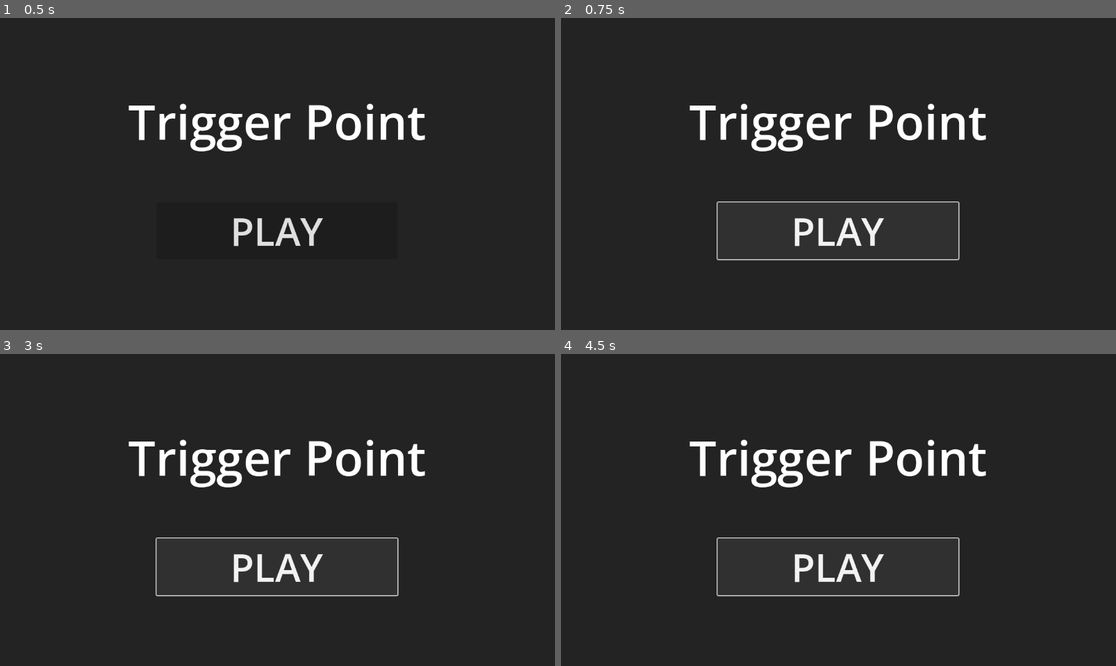
Above: before the commit, frames 1-4 (two rows, left to right).
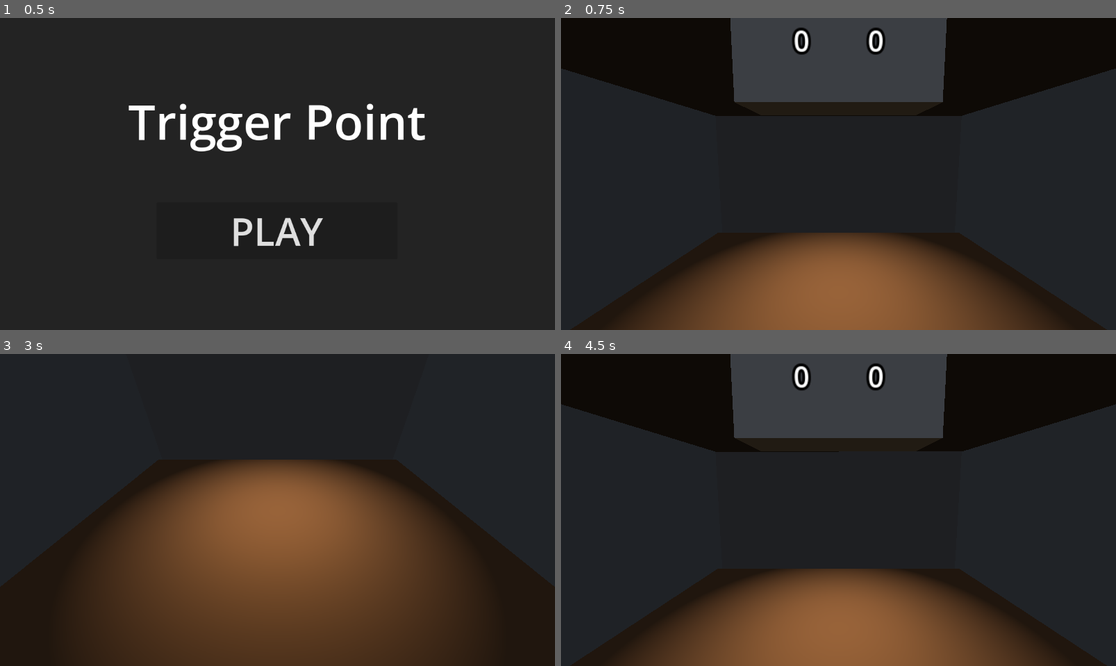
Above: after the commit, the same moments.

Repository: Erueti-Selwyn/TriggerPoint
Game: Godot game, scene res://scenes/main_menu.tscn
The game is run twice, just before and just after one commit, with the same random seed, the same clock (stepped at 60 frames per second) and the same inputs.
Inputs (mouse positions are in pixels of both pictures, inside the frame that each line leads up to):
- Up to frame 1 (0.5 s): no input
- Up to frame 2 (0.75 s): click "PLAY" at 0.5 s
- Up to frame 3 (3 s): click (277, 566) at 1.25 s, where only the run before the commit has a clickable "PLAY"; tap Enter at 2 s; hold W (move_up, bound only after the commit) 2.03-2.78 s; tap Space at 2.75 s; hold S (move_down, bound only after the commit) from 2.78 s (still down)
- Up to frame 4 (4.5 s): release S (move_down, bound only after the commit) at 3.53 s; hold W (move_up, bound only after the commit) from 3.53 s (still down)

Frame 1 is identical in both runs. In frame 2, 45% of the frame differs, in the area x 0-100%, y 0-100%; in frame 3, 38%; in frame 4, 45%.

Commit message:
10/6 Basic Room and looking

Diff:
--- a/trigger-point/project.godot
+++ b/trigger-point/project.godot
@@ -14,3 +14,18 @@
 run/main_scene="res://scenes/main_menu.tscn"
 config/features=PackedStringArray("4.3", "Forward Plus")
 config/icon="res://icon.svg"
+
+[input]
+
+move_up={
+"deadzone": 0.5,
+"events": [Object(InputEventKey,"resource_local_to_scene":false,"resource_name":"","device":-1,"window_id":0,"alt_pressed":false,"shift_pressed":false,"ctrl_pressed":false,"meta_pressed":false,"pressed":false,"keycode":0,"physical_keycode":87,"key_label":0,"unicode":119,"location":0,"echo":false,"script":null)
+, Object(InputEventKey,"resource_local_to_scene":false,"resource_name":"","device":-1,"window_id":0,"alt_pressed":false,"shift_pressed":false,"ctrl_pressed":false,"meta_pressed":false,"pressed":false,"keycode":0,"physical_keycode":4194320,"key_label":0,"unicode":0,"location":0,"echo":false,"script":null)
+]
+}
+move_down={
+"deadzone": 0.5,
+"events": [Object(InputEventKey,"resource_local_to_scene":false,"resource_name":"","device":-1,"window_id":0,"alt_pressed":false,"shift_pressed":false,"ctrl_pressed":false,"meta_pressed":false,"pressed":false,"keycode":0,"physical_keycode":83,"key_label":0,"unicode":115,"location":0,"echo":false,"script":null)
+, Object(InputEventKey,"resource_local_to_scene":false,"resource_name":"","device":-1,"window_id":0,"alt_pressed":false,"shift_pressed":false,"ctrl_pressed":false,"meta_pressed":false,"pressed":false,"keycode":0,"physical_keycode":4194322,"key_label":0,"unicode":0,"location":0,"echo":false,"script":null)
+]
+}
--- /dev/null
+++ b/trigger-point/scenes/gun.tscn
@@ -0,0 +1,8 @@
+[gd_scene load_steps=2 format=3 uid="uid://ceb6ofvqj7cmc"]
+
+[sub_resource type="BoxMesh" id="BoxMesh_p4iel"]
+
+[node name="gun" type="Node3D"]
+
+[node name="MeshInstance3D" type="MeshInstance3D" parent="."]
+mesh = SubResource("BoxMesh_p4iel")
--- /dev/null
+++ b/trigger-point/scenes/level.tscn
@@ -0,0 +1,86 @@
+[gd_scene load_steps=11 format=3 uid="uid://b7q1eno5y5die"]
+
+[ext_resource type="Script" path="res://scripts/player.gd" id="1_n4l56"]
+
+[sub_resource type="StandardMaterial3D" id="StandardMaterial3D_fhc4a"]
+albedo_color = Color(0.377919, 0.377919, 0.377919, 1)
+
+[sub_resource type="BoxMesh" id="BoxMesh_2s6tp"]
+material = SubResource("StandardMaterial3D_fhc4a")
+flip_faces = true
+
+[sub_resource type="StandardMaterial3D" id="StandardMaterial3D_e4r8r"]
+albedo_color = Color(0.33363, 0.186561, 0.0174108, 1)
+
+[sub_resource type="BoxMesh" id="BoxMesh_b6db7"]
+material = SubResource("StandardMaterial3D_e4r8r")
+
+[sub_resource type="StandardMaterial3D" id="StandardMaterial3D_y5ny2"]
+albedo_color = Color(0.695503, 0.695503, 0.695503, 1)
+
+[sub_resource type="BoxMesh" id="BoxMesh_eanyj"]
+material = SubResource("StandardMaterial3D_y5ny2")
+size = Vector3(0.5, 1, 1.5)
+
+[sub_resource type="ProceduralSkyMaterial" id="ProceduralSkyMaterial_qt43v"]
+
+[sub_resource type="Sky" id="Sky_c3pm3"]
+sky_material = SubResource("ProceduralSkyMaterial_qt43v")
+
+[sub_resource type="Environment" id="Environment_c2ie3"]
+background_mode = 2
+sky = SubResource("Sky_c3pm3")
+
+[node name="level" type="Node3D"]
+
+[node name="environment" type="Node3D" parent="."]
+
+[node name="Walls" type="MeshInstance3D" parent="environment"]
+transform = Transform3D(10, 0, 0, 0, 4, 0, 0, 0, 8, 0, 0, 0)
+mesh = SubResource("BoxMesh_2s6tp")
+skeleton = NodePath("../..")
+
+[node name="Table" type="MeshInstance3D" parent="environment"]
+transform = Transform3D(3, 0, 0, 0, 0.2, 0, 0, 0, 4, 0, -0.62749, 0)
+mesh = SubResource("BoxMesh_b6db7")
+skeleton = NodePath("../..")
+
+[node name="TableLeg1" type="MeshInstance3D" parent="environment"]
+transform = Transform3D(0.2, 0, 0, 0, 2, 0, 0, 0, 0.2, 1.39937, -1.62309, -1.87408)
+mesh = SubResource("BoxMesh_b6db7")
+skeleton = NodePath("../..")
+
+[node name="TableLeg2" type="MeshInstance3D" parent="environment"]
+transform = Transform3D(0.2, 0, 0, 0, 2, 0, 0, 0, 0.2, 1.39937, -1.62309, 1.87731)
+mesh = SubResource("BoxMesh_b6db7")
+skeleton = NodePath("../..")
+
+[node name="Scoreboard" type="MeshInstance3D" parent="environment"]
+transform = Transform3D(1, 0, 0, 0, 1, 0, 0, 0, 1, 0, 1.6463, 0)
+mesh = SubResource("BoxMesh_eanyj")
+skeleton = NodePath("../..")
+
+[node name="Label3D" type="Label3D" parent="environment/Scoreboard"]
+transform = Transform3D(-4.37114e-08, 0, 1, 0, 1, 0, -1, 0, -4.37114e-08, 0.524977, -0.224112, 0)
+text = "0        0"
+
+[node name="WorldEnvironment" type="WorldEnvironment" parent="."]
+environment = SubResource("Environment_c2ie3")
+
+[node name="SpotLight3D" type="SpotLight3D" parent="WorldEnvironment"]
+transform = Transform3D(1, 0, 0, 0, 1.19249e-08, 1, 0, -1, 1.19249e-08, 0, 1.29795, 0)
+light_energy = 5.364
+light_indirect_energy = 8.111
+light_volumetric_fog_energy = 5.04
+light_size = 0.647
+
+[node name="player" type="Node3D" parent="." node_paths=PackedStringArray("camera")]
+transform = Transform3D(1, 0, 0, 0, 1, 0, 0, 0, 1, 1.757, 0.778, 0)
+script = ExtResource("1_n4l56")
+camera = NodePath("Camera3D")
+rotation_down = Vector3(-0.802328, 1.5708, -4.5217e-08)
+rotation_up = Vector3(-0.1, 1.571, 0)
+camera_lerp_speed = 7
+
+[node name="Camera3D" type="Camera3D" parent="player"]
+transform = Transform3D(-0.000203653, -0.0998334, 0.995004, 0, 0.995004, 0.0998334, -1, 2.03314e-05, -0.000202636, 0, 0, 0)
--- a/trigger-point/scenes/main_menu.tscn
+++ b/trigger-point/scenes/main_menu.tscn
@@ -1,4 +1,6 @@
-[gd_scene format=3 uid="uid://b4mayaal8dni7"]
+[gd_scene load_steps=2 format=3 uid="uid://b4mayaal8dni7"]
+
+[ext_resource type="Script" path="res://scripts/main_menu.gd" id="1_ukkud"]
 
 [node name="Main Menu" type="Control"]
 layout_mode = 3
@@ -7,6 +9,7 @@
 anchor_bottom = 1.0
 grow_horizontal = 2
 grow_vertical = 2
+script = ExtResource("1_ukkud")
 
 [node name="ColorRect" type="ColorRect" parent="."]
 layout_mode = 1
@@ -43,3 +46,5 @@
 size_flags_vertical = 4
 theme_override_font_sizes/font_size = 80
 text = "PLAY"
+
+[connection signal="pressed" from="HBoxContainer/VBoxContainer/Button" to="." method="_on_button_pressed"]
--- /dev/null
+++ b/trigger-point/scripts/main_menu.gd
@@ -0,0 +1,14 @@
+extends Control
+
+# Called when the node enters the scene tree for the first time.
+func _ready() -> void:
+	pass # Replace with function body.
+
+
+# Called every frame. 'delta' is the elapsed time since the previous frame.
+func _process(delta: float) -> void:
+	pass
+
+
+func _on_button_pressed() -> void:
+	get_tree().change_scene_to_file("res://scenes/level.tscn")
--- /dev/null
+++ b/trigger-point/scripts/player.gd
@@ -0,0 +1,21 @@
+extends Node3D
+
+@export var camera : Node3D
+@export var rotation_down : Vector3
+@export var rotation_up : Vector3
+@export var camera_lerp_speed : int
+var target_rotation : Vector3
+# Called when the node enters the scene tree for the first time.
+func _ready() -> void:
+	target_rotation = rotation_up
+
+
+# Called every frame. 'delta' is the elapsed time since the previous frame.
+func _process(delta: float) -> void:
+	if Input.is_action_just_pressed("move_up"):
+		target_rotation = rotation_up
+	elif Input.is_action_just_pressed("move_down"):
+		target_rotation = rotation_down
+
+func _physics_process(delta: float) -> void:
+	camera.rotation = camera.rotation.lerp(target_rotation, clamp(delta * camera_lerp_speed, 0.0, 1.0))
